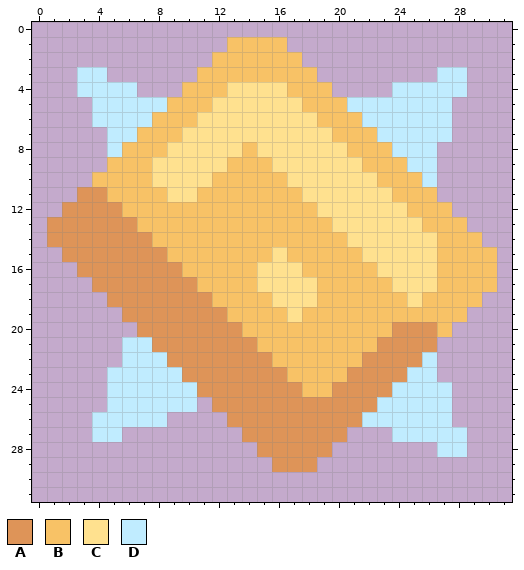
Two states of a pixel-art sprite, assets/sprites/items/radiant-alloy.png. The picture above is the old version.
The file is 32x32 pixels.
Palette (. is transparent): A #de9458  B #f8c266  C #ffe18f  D #c0ecff
Pixels before, first column x 1:
 1 ............BBBB..............
 2 ...........BBBBBB.............
 3 ..DD......BBBBBBBB........DD..
 4 ..DDDD...BBBCCCCBBB....DDDDD..
 5 ...DDDDDBBBCCCCCCBBBDDDDDDD...
 6 ...DDDDBBBCCCCCCCCBBBDDDDDD...
 7 ....DDBBBCCCCCCCCCCBBBDDDDD...
 8 ....DBBBCCCCCBCCCCCCBBBDDD....
 9 ....BBBCCCCCBBBCCCCCCBBBDD....
10 ...BBBBCCCCBBBBBCCCCCCBBBD....
11 ..AABBBBCCBBBBBBBCCCCCCBBB....
12 .AAAABBBBBBBBBBBBBCCCCCCBBB...
13 AAAAAABBBBBBBBBBBBBCCCCCCBBB..
14 AAAAAAABBBBBBBBBBBBBCCCCCCBBB.
15 .AAAAAAABBBBBBBCBBBBBCCCCCBBBB
16 ..AAAAAAABBBBBCCCBBBBBCCCCBBBB
17 ...AAAAAAABBBBCCCCBBBBBCCCBBBB
18 ....AAAAAAABBBBCCCBBBBBBCBBBB.
19 .....AAAAAAABBBBCBBBBBBBBBBB..
20 ......AAAAAAABBBBBBBBBBAAAB...
21 .....DDAAAAAAABBBBBBBBAAAA....
22 .....DDDAAAAAAABBBBBBAAAAD....
23 ....DDDDDAAAAAAABBBBAAAADD....
24 ....DDDDDDAAAAAAABBAAAADDDD...
25 ....DDDDDD.AAAAAAAAAAADDDDD...
26 ...DDDDD....AAAAAAAAADDDDDD...
27 ...DD........AAAAAAA...DDDDD..
28 ..............AAAAA.......DD..
29 ...............AAA............
And afterwards:
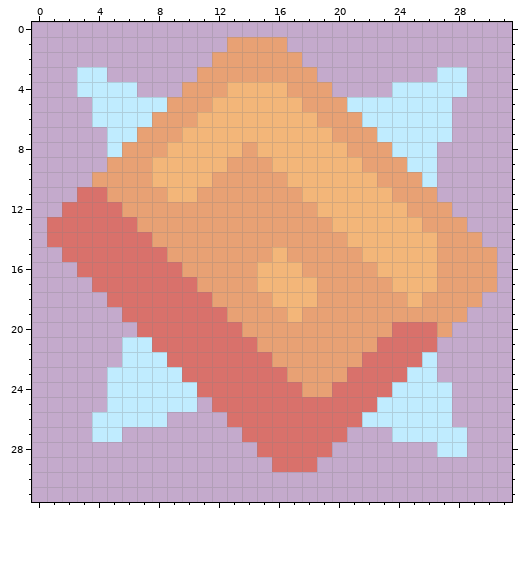
Commit message: Very slightly improve radiant alloy texture
Difference:
colour A: #de9458 -> #d9716b
colour B: #f8c266 -> #e8a174
colour C: #ffe18f -> #f3b679
